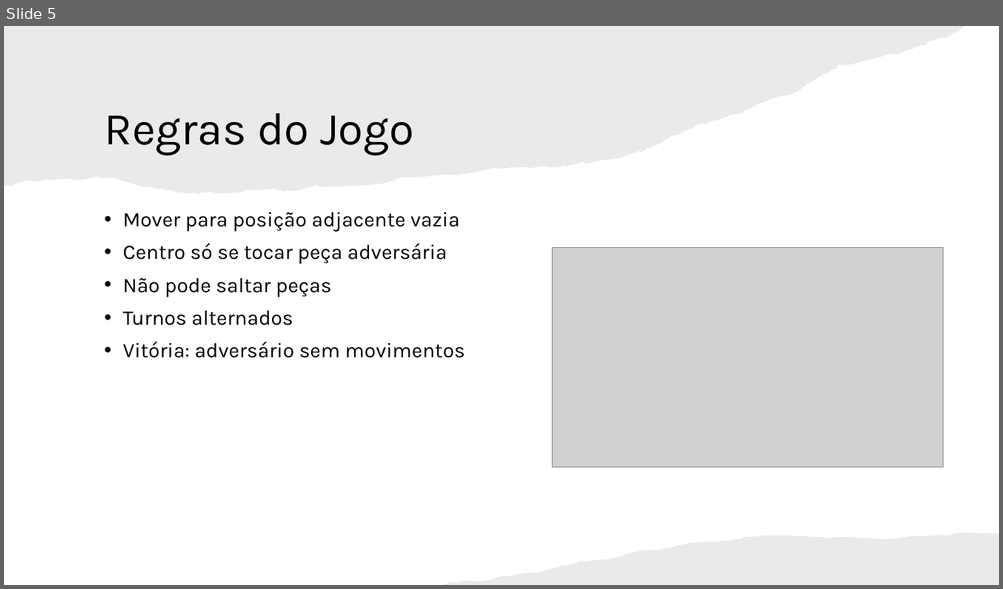
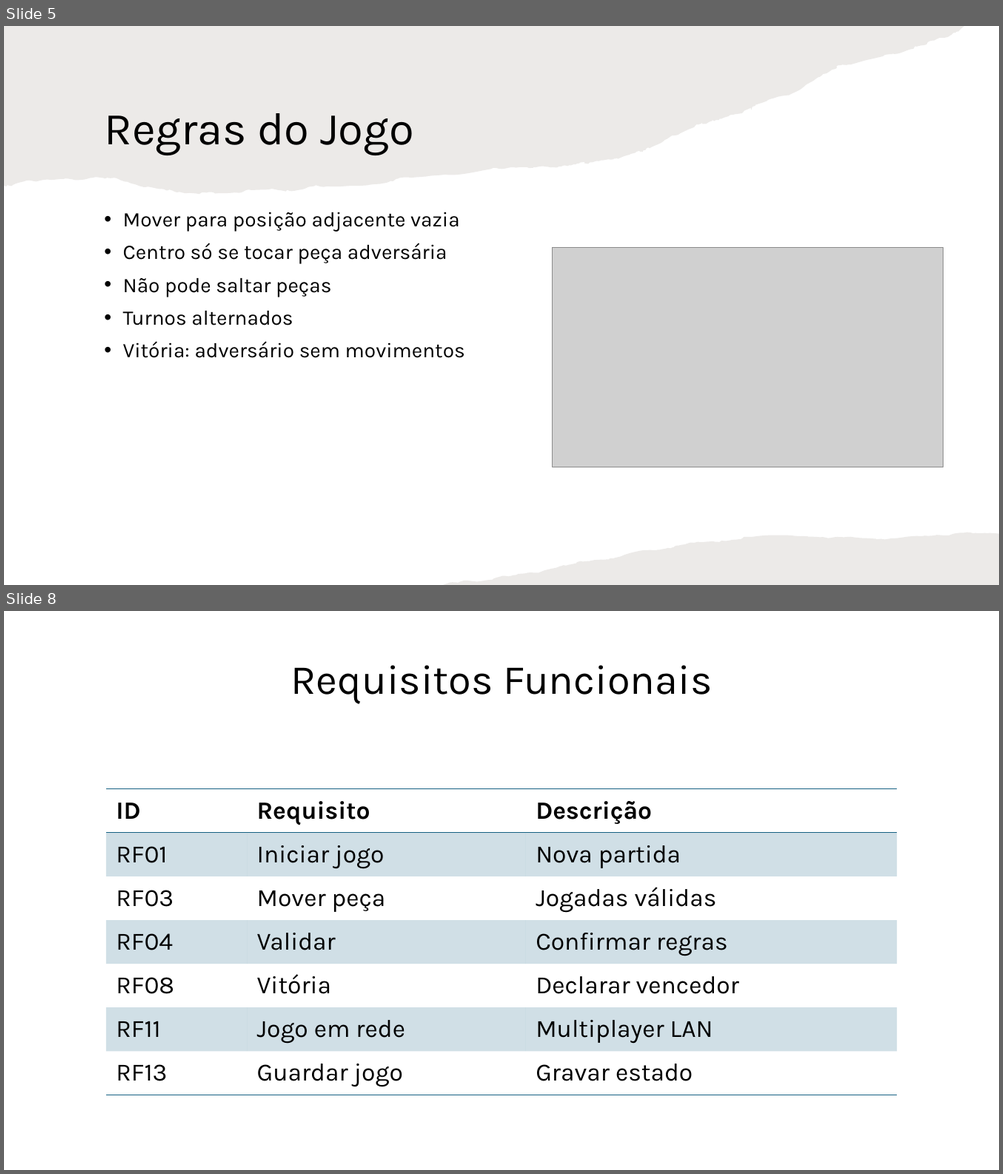
Before and after one commit to patorishia/Mu-Torere, a slide deck: Presentation.pptx. Shown one above the other, each under a label of ours: slide 5 before the commit, slides 5 and 8 after it; the slides between them are not shown. The pictures are 1003x589 and 1003x1174 pixels, drawn with LibreOffice and Linux fonts; fonts in the diff are those of the drawing; grey boxes stand for pictures. Boxes give left, top, right and bottom in pixels: in the first picture for what was removed or moved away, otherwise in the second. Text is boxed around its words. In the diff, an @@ line names an element or a change of style, - is before the commit and + after.

```diff
--- a/Presentation.pptx
+++ b/Presentation.pptx
@@ slide 8 added at bbox=[4, 611, 999, 1170], background #FFFFFF @@
@@ rectangle added at bbox=[4, 611, 999, 750], fill #FFFFFF @@
@@ title added at bbox=[291, 665, 711, 703], 40 pt, text #000000 @@
+Requisitos Funcionais
@@ table added at bbox=[106, 789, 897, 1095], 7 rows, 3 columns @@
+ID | Requisito | Descrição
+RF01 | Iniciar jogo | Nova partida
+RF03 | Mover peça | Jogadas válidas
+RF04 | Validar | Confirmar regras
+RF08 | Vitória | Declarar vencedor
+RF11 | Jogo em rede | Multiplayer LAN
+RF13 | Guardar jogo | Gravar estado
```
Also in this commit, not shown: 2 slides changed, 3 other slides added, 1 slide removed.
